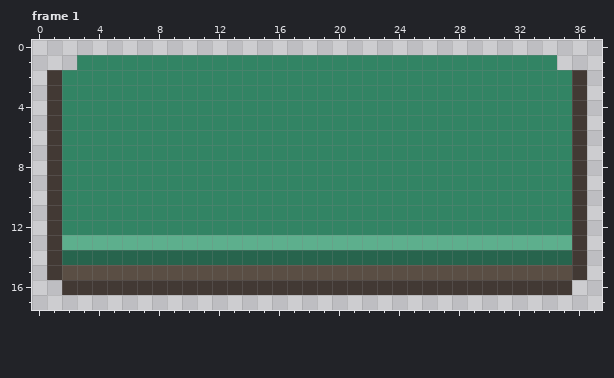
Pixel-art file, stored at sprites/invite_button.aseprite. Above: the version before the commit.
38x18 pixels, 1 frame. Colours within 5 levels of each other are drawn and written as one. Shown: frame 1. The commit also changed other frames, which this record leaves out.
Now the later version:
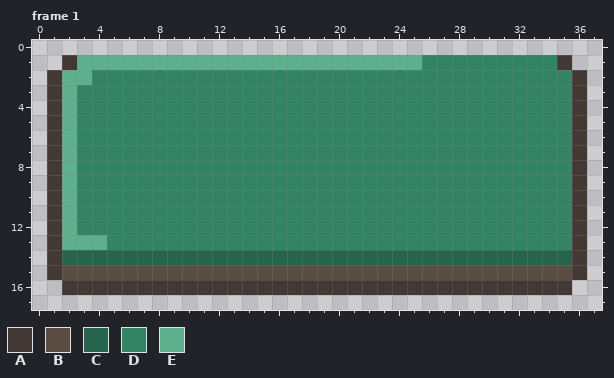
Palette (. is transparent): A #423934  B #5a4e44  C #27644d  D #328464  E #5daf8d
From the commit log: deleted your buttons >:)
The edit:
layer "Layer 2" added
Changed rows in their new state; - is an unchanged pixel.
Frame 1, layers "Layer 2", "Layer 1":
first column x 2:
 1 AEEEEEEEEEEEEEEEEEEEEEEE---------A
 2 EE--------------------------------
 3 E---------------------------------
 4 E---------------------------------
 5 E---------------------------------
 6 E---------------------------------
 7 E---------------------------------
 8 E---------------------------------
 9 E---------------------------------
10 E---------------------------------
11 E---------------------------------
12 E---------------------------------
13 ---DDDDDDDDDDDDDDDDDDDDDDDDDDDDDDD
Pixel boxes of the changes (left, top, right, bottom) in both pictures:
changed: (62, 55, 572, 250)
